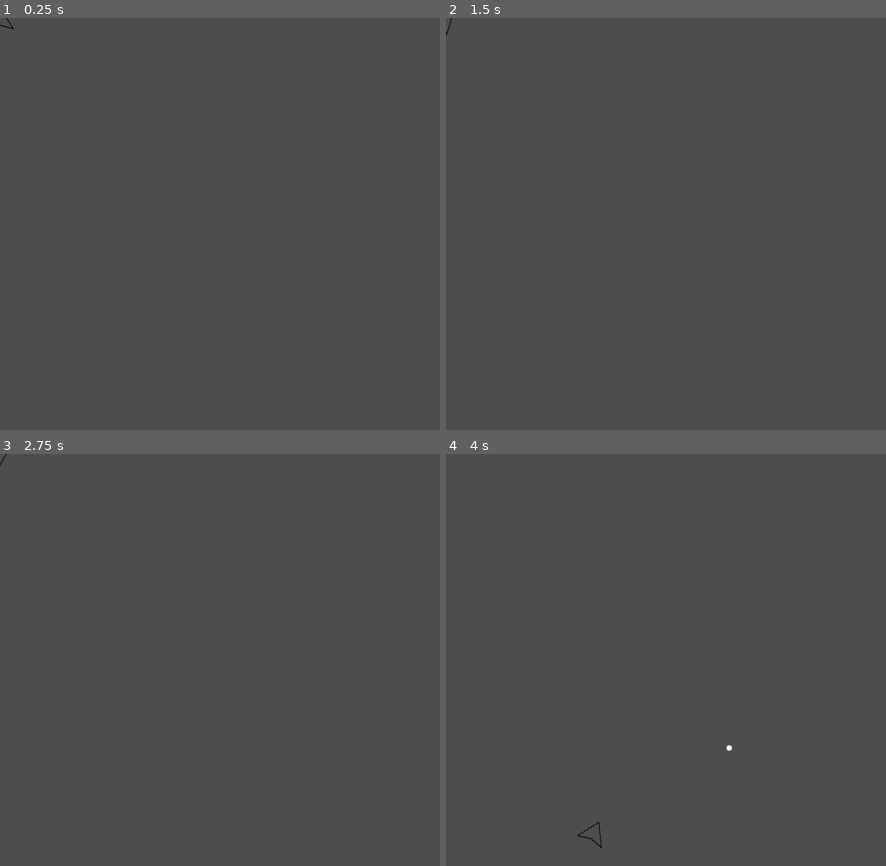
Above: before the commit, frames 1-4 (two rows, left to right).
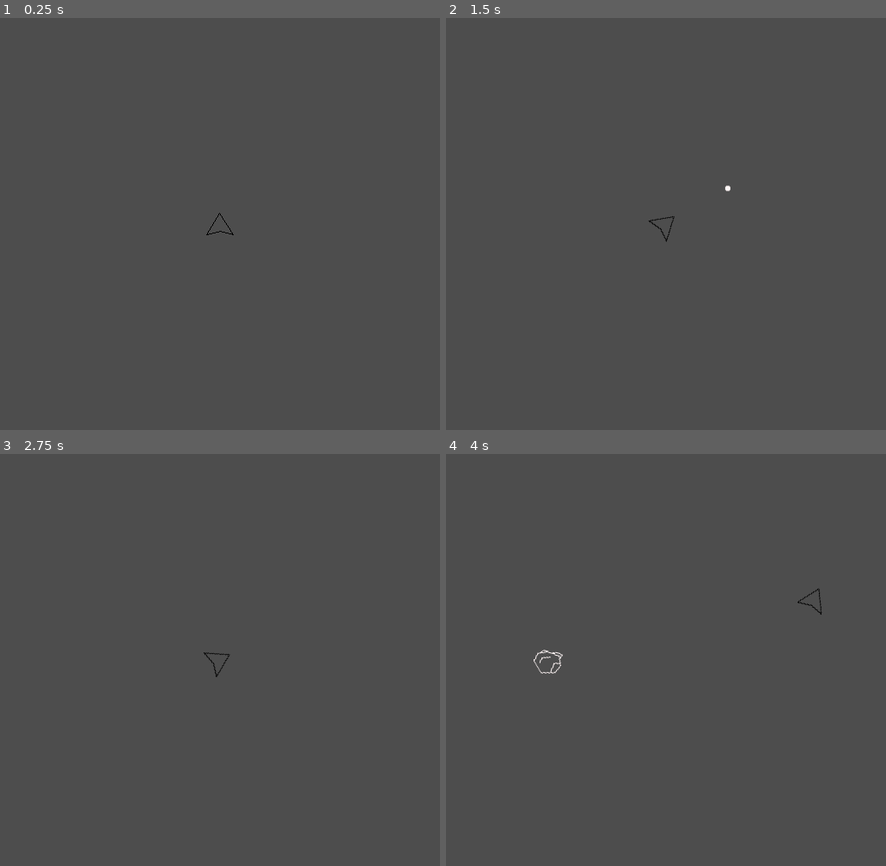
Above: after the commit, the same moments.

Repository: mgarrod193/Asteroids-Clone
Game: Godot game, scene res://Scenes/GameScene.tscn
The game is run twice, just before and just after one commit, with the same random seed, the same clock (stepped at 60 frames per second) and the same inputs. The project has no main scene, so this scene is started directly.
Inputs (mouse positions are in pixels of both pictures, inside the frame that each line leads up to):
- Up to frame 1 (0.25 s): no input
- Up to frame 2 (1.5 s): tap Enter at 0.5 s; move the mouse to (762, 203) at 0.52 s; hold D (rotate_right) 0.53-1.28 s; click (762, 203) at 0.6 s; move the mouse to (578, 244) at 1.27 s; hold A (rotate_left) from 1.28 s (still down); click (578, 244) at 1.35 s
- Up to frame 3 (2.75 s): move the mouse to (264, 569) at 2.02 s; release A (rotate_left) at 2.03 s; hold D (rotate_right) from 2.03 s (still down); click (264, 569) at 2.1 s
- Up to frame 4 (4 s): move the mouse to (644, 742) at 2.77 s; release D (rotate_right) at 2.78 s; hold W (forward) 2.78-3.53 s; click (644, 742) at 2.85 s; move the mouse to (798, 721) at 3.52 s; hold A (rotate_left) from 3.53 s (still down); click (798, 721) at 3.6 s

The runs differ from the first frame. In frame 1, less than 0.1% of the frame differs, in the area x 0-54%, y 0-53%; in frame 2, less than 0.1%; in frame 3, less than 0.1%; in frame 4, 0.2%, in the area x 19-86%, y 32-96%.

Commit message:
Added in asteroid spawn path and spawner on game scene script, created asteroid asset. TODO tweaks to asteroid scene movement, rotation, collision interactions

Diff:
--- a/Scenes/Asteroid.tscn
+++ b/Scenes/Asteroid.tscn
@@ -1,10 +1,26 @@
-[gd_scene format=3 uid="uid://7ygmy5j4e3kq"]
+[gd_scene format=3 uid="uid://dc8q3eknhl3fi"]
 
-[sub_resource type="CircleShape2D" id="CircleShape2D_eayck"]
+[ext_resource type="Script" uid="uid://d1pmti0ulo3a2" path="res://Scripts/asteroid.gd" id="1_a2bka"]
+[ext_resource type="Texture2D" uid="uid://dygprckb5ws30" path="res://Sprites/placeholderAsteroid.png" id="2_rvlwq"]
 
-[node name="Asteroid" type="Area2D" unique_id=14597224]
+[sub_resource type="CircleShape2D" id="CircleShape2D_bi0dy"]
+radius = 13.038404
 
-[node name="Sprite2D" type="Sprite2D" parent="." unique_id=774499775]
+[sub_resource type="CapsuleShape2D" id="CapsuleShape2D_rfhhd"]
+radius = 8.0
+height = 24.0
 
-[node name="CollisionShape2D" type="CollisionShape2D" parent="." unique_id=1695537791]
-shape = SubResource("CircleShape2D_eayck")
+[node name="Asteroid" type="RigidBody2D" unique_id=751010995 groups=["Asteroid"]]
+gravity_scale = 0.0
+script = ExtResource("1_a2bka")
+
+[node name="Sprite2D" type="Sprite2D" parent="." unique_id=665350561]
+texture = ExtResource("2_rvlwq")
+
+[node name="CollisionShape2D" type="CollisionShape2D" parent="." unique_id=1832306725]
+position = Vector2(-2, -1)
+shape = SubResource("CircleShape2D_bi0dy")
+
+[node name="CollisionShape2D2" type="CollisionShape2D" parent="." unique_id=1985318320]
+position = Vector2(7, -3)
+shape = SubResource("CapsuleShape2D_rfhhd")
--- a/Scenes/GameScene.tscn
+++ b/Scenes/GameScene.tscn
@@ -1,7 +1,32 @@
 [gd_scene format=3 uid="uid://b48kepi6mfcjq"]
 
 [ext_resource type="PackedScene" uid="uid://nklf1vrn55rc" path="res://Scenes/Player.tscn" id="1_2wl7v"]
+[ext_resource type="Script" uid="uid://bg8st0d84111g" path="res://Scripts/game_scene.gd" id="1_4bvgx"]
+[ext_resource type="PackedScene" uid="uid://dc8q3eknhl3fi" path="res://Scenes/Asteroid.tscn" id="2_3mbwn"]
+
+[sub_resource type="Curve2D" id="Curve2D_2wl7v"]
+_data = {
+"points": PackedVector2Array(0, 0, 0, 0, -2, -3, 0, 0, 0, 0, 513, -3, 0, 0, 0, 0, 512, 477, 0, 0, 0, 0, -2, 477, 0, 0, 0, 0, 0, -2)
+}
+point_count = 5
 
 [node name="GameScene" type="Node" unique_id=1568016677]
+script = ExtResource("1_4bvgx")
+asteroid_scene = ExtResource("2_3mbwn")
 
 [node name="Player" parent="." unique_id=69791035 instance=ExtResource("1_2wl7v")]
+
+[node name="SpawnPath" type="Path2D" parent="." unique_id=980257120]
+curve = SubResource("Curve2D_2wl7v")
+
+[node name="PathFollow2D" type="PathFollow2D" parent="SpawnPath" unique_id=2112714713]
+position = Vector2(-2, -3)
+
+[node name="AsteroidTimer" type="Timer" parent="." unique_id=477067199]
+wait_time = 3.0
+autostart = true
+
+[node name="StartingPos" type="Marker2D" parent="." unique_id=348888802]
+position = Vector2(256, 240)
+
+[connection signal="timeout" from="AsteroidTimer" to="." method="_on_asteroid_timer_timeout"]
--- a/Scenes/Player.tscn
+++ b/Scenes/Player.tscn
@@ -6,8 +6,21 @@
 [ext_resource type="Texture2D" uid="uid://6p12plvnubh7" path="res://Sprites/Asteroidplaceholderplayer.png" id="3_gntrk"]
 [ext_resource type="PackedScene" uid="uid://cg1p3aarjgnjd" path="res://Scenes/Projectile.tscn" id="4_5ixxa"]
 
-[sub_resource type="CircleShape2D" id="CircleShape2D_kyqiw"]
-radius = 14.0
+[sub_resource type="SegmentShape2D" id="SegmentShape2D_5ixxa"]
+a = Vector2(0, -13)
+b = Vector2(-15, 12)
+
+[sub_resource type="SegmentShape2D" id="SegmentShape2D_nn08x"]
+a = Vector2(0, 7)
+b = Vector2(-15, 13)
+
+[sub_resource type="SegmentShape2D" id="SegmentShape2D_52ee3"]
+a = Vector2(15, 12)
+b = Vector2(-1, 7)
+
+[sub_resource type="SegmentShape2D" id="SegmentShape2D_bhhdu"]
+a = Vector2(0, -13)
+b = Vector2(15, 13)
 
 [node name="Player" type="CharacterBody2D" unique_id=69791035]
 script = ExtResource("1_kyqiw")
@@ -22,9 +35,19 @@
 [node name="BulletSpawnPos" type="Marker2D" parent="Weapon" unique_id=261825313]
 position = Vector2(0, -13)
 
-[node name="CollisionShape2D" type="CollisionShape2D" parent="." unique_id=834658857]
-position = Vector2(0, 5)
-shape = SubResource("CircleShape2D_kyqiw")
-
 [node name="Sprite2D" type="Sprite2D" parent="." unique_id=228084409]
 texture = ExtResource("3_gntrk")
+
+[node name="Hitbox" type="Area2D" parent="." unique_id=1452653083]
+
+[node name="CollisionShape2D" type="CollisionShape2D" parent="Hitbox" unique_id=1018921822]
+shape = SubResource("SegmentShape2D_5ixxa")
+
+[node name="CollisionShape2D2" type="CollisionShape2D" parent="Hitbox" unique_id=586913592]
+shape = SubResource("SegmentShape2D_nn08x")
+
+[node name="CollisionShape2D3" type="CollisionShape2D" parent="Hitbox" unique_id=2100167075]
+shape = SubResource("SegmentShape2D_52ee3")
+
+[node name="CollisionShape2D4" type="CollisionShape2D" parent="Hitbox" unique_id=1783073295]
+shape = SubResource("SegmentShape2D_bhhdu")
--- /dev/null
+++ b/Scripts/asteroid.gd
@@ -0,0 +1,15 @@
+extends RigidBody2D
+
+var margin = 32
+
+func _process(_delta: float) -> void:
+	_screen_wrap()
+
+func _physics_process(delta: float) -> void:
+	rotation_degrees += randf_range(15, 90) * delta
+
+# Gets visible screen size allows player to screen wrap
+func _screen_wrap():
+	var screen_size = get_viewport().get_visible_rect().size
+	position.x = wrapf(position.x, 0, screen_size.x + margin)
+	position.y = wrapf(position.y, 0, screen_size.y + margin)
--- /dev/null
+++ b/Scripts/game_scene.gd
@@ -0,0 +1,31 @@
+extends Node
+
+@export var asteroid_scene: PackedScene
+
+# Called when the node enters the scene tree for the first time.
+func _ready() -> void:
+	$Player.position = $StartingPos.position
+
+
+# Called every frame. 'delta' is the elapsed time since the previous frame.
+func _process(delta: float) -> void:
+	pass
+
+
+func _on_asteroid_timer_timeout() -> void:
+	var asteroid = asteroid_scene.instantiate()
+
+	var asteroid_spwan_location = $SpawnPath/PathFollow2D
+	asteroid_spwan_location.progress_ratio = randf()
+
+	asteroid.position = asteroid_spwan_location.position
+
+	var direction = asteroid_spwan_location.rotation + PI/2
+
+	direction += randf_range(-PI/4, PI/4)
+	asteroid.rotation = direction
+
+	var velocity = Vector2(randf_range(50.0, 150.0), 0.0)
+	asteroid.linear_velocity = velocity.rotated(direction)
+
+	add_child(asteroid)
Not shown, added: Scripts/asteroid.gd.uid
Not shown, added: Scripts/game_scene.gd.uid
Binary file added: Sprites/placeholderAsteroid.png
Not shown, added: Sprites/placeholderAsteroid.png.import
